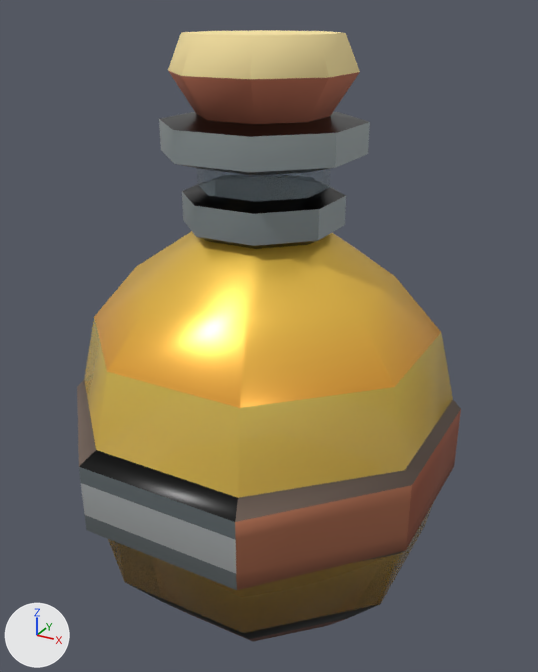
The glTF model assets/custom-items/potions/potion_large/potion_large_orange.glb, before and after one commit.
Before and after are seen from a 50 mm camera at (0.648, -1.149, 1.156) aimed at (0.01, 0.013, 0.575). Lighting does not change. The marker at lower left points along +X, +Y and +Z. The picture after the commit comes second. Vertices at exactly the same position are counted once.

In view in the first picture: 'Item'.
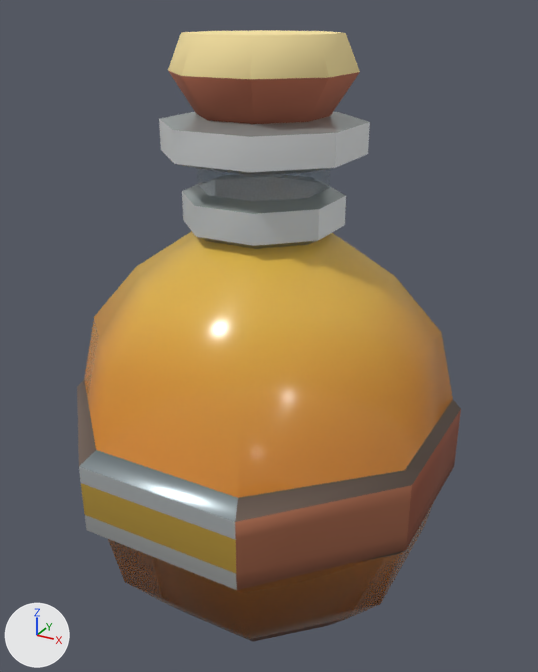
Boxes (x1, y1, x2, y2) around the edits, measured in the pictures (538 x 672 px):
'Item', surface changed: (79, 96, 454, 642) in both
part 1 of me_potion_large_orange, surface changed: (79, 112, 453, 639) in both
part 2 of me_potion_large_orange, recoloured: (84, 320, 453, 633) in both
part 3 of me_potion_large_orange, recoloured: (95, 231, 441, 408) in both

Patch to the scene script:
```diff
--- a/assets/custom-items/potions/potion_large/potion_large_orange.glb.py
+++ b/assets/custom-items/potions/potion_large/potion_large_orange.glb.py
@@ mat_potion_large_orange_1 @@
 n0 = _N.new('ShaderNodeBsdfPrincipled'); n0.name = 'Principled BSDF'
-n0.inputs[2].default_value = 0.95  # 'Roughness'
+n0.inputs[2].default_value = 0.2  # 'Roughness'
 n1 = _N.new('ShaderNodeOutputMaterial'); n1.name = 'Material Output'
+n3 = _N.new('ShaderNodeMath'); n3.name = 'Math'
+n3.operation = 'MULTIPLY'
+n3.inputs[1].default_value = 0.72  # 'Value'
 n2 = _N.new('ShaderNodeTexImage'); n2.name = 'Image Texture'
@@ mat_potion_large_orange_1 @@
 _L.new(n2.outputs[0], n0.inputs[0])  # 'Color' to 'Base Color'
+_L.new(n3.outputs[0], n0.inputs[4])  # 'Value' to 'Alpha'
+_L.new(n2.outputs[1], n3.inputs[0])  # 'Alpha' to 'Value'
@@ mat_potion_large_orange_2 @@
 n0 = _N.new('ShaderNodeBsdfPrincipled'); n0.name = 'Principled BSDF'
-n0.inputs[2].default_value = 0.2  # 'Roughness'
+n0.inputs[1].default_value = 0.5  # 'Metallic'
+n0.inputs[2].default_value = 0.3  # 'Roughness'
 n1 = _N.new('ShaderNodeOutputMaterial'); n1.name = 'Material Output'
-n2 = _N.new('ShaderNodeMath'); n2.name = 'Math'
-n2.operation = 'MULTIPLY'
-n2.inputs[1].default_value = 0.72  # 'Value'
 n3 = _N.new('ShaderNodeTexImage'); n3.name = 'Image Texture'
@@ mat_potion_large_orange_2 @@
 _L.new(n0.outputs[0], n1.inputs[0])  # 'BSDF' to 'Surface'
-_L.new(n2.outputs[0], n0.inputs[4])  # 'Value' to 'Alpha'
 _L.new(n3.outputs[0], n0.inputs[0])  # 'Color' to 'Base Color'
-_L.new(n3.outputs[1], n2.inputs[0])  # 'Alpha' to 'Value'
@@ mat_potion_large_orange_3 @@
 n0 = _N.new('ShaderNodeBsdfPrincipled'); n0.name = 'Principled BSDF'
-n0.inputs[1].default_value = 0.5  # 'Metallic'
-n0.inputs[2].default_value = 0.3  # 'Roughness'
+n0.inputs[2].default_value = 0.2  # 'Roughness'
 n1 = _N.new('ShaderNodeOutputMaterial'); n1.name = 'Material Output'
+n3 = _N.new('ShaderNodeMath'); n3.name = 'Math'
+n3.operation = 'MULTIPLY'
+n3.inputs[1].default_value = 0.38  # 'Value'
 n2 = _N.new('ShaderNodeTexImage'); n2.name = 'Image Texture'
@@ mat_potion_large_orange_3 @@
 _L.new(n2.outputs[0], n0.inputs[0])  # 'Color' to 'Base Color'
+_L.new(n3.outputs[0], n0.inputs[4])  # 'Value' to 'Alpha'
+_L.new(n2.outputs[1], n3.inputs[0])  # 'Alpha' to 'Value'
@@ me_potion_large_orange @@
 me_potion_large_orange.from_pydata(...)  # 170 vertices, 336 faces; spans x -0.36..0.36, y -0.36..0.36, z 0.0..1.12
 # used by ob_item; location = (0.0, 0.0, 0.0)
+# me_potion_large_orange part 1: 154 kept faces spanning x -0.344..0.344, y -0.36..0.344, z 0.06..0.989 get new texture (UV) coordinates
+# me_potion_large_orange part 2: 32 faces spanning x -0.344..0.344, y -0.328..0.344, z 0.153..0.6 switch from mat_potion_large_orange_2 to mat_potion_large_orange_1
+# me_potion_large_orange part 3: 32 faces spanning x -0.312..0.312, y -0.297..0.313, z 0.6..0.787 switch from mat_potion_large_orange_3 (picture img_surface_palette) to mat_potion_large_orange_1
 me_potion_large_orange.materials.append(mat_potion_large_orange_0)
-me_potion_large_orange.materials.append(mat_potion_large_orange_4)
```
